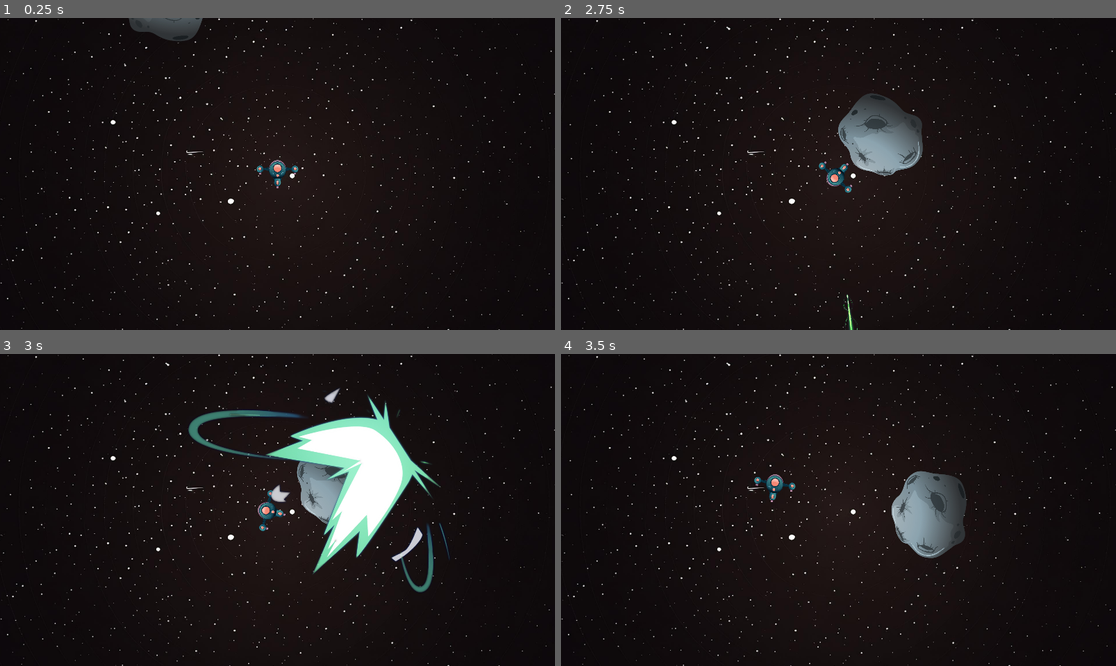
Above: before the commit, frames 1-4 (two rows, left to right).
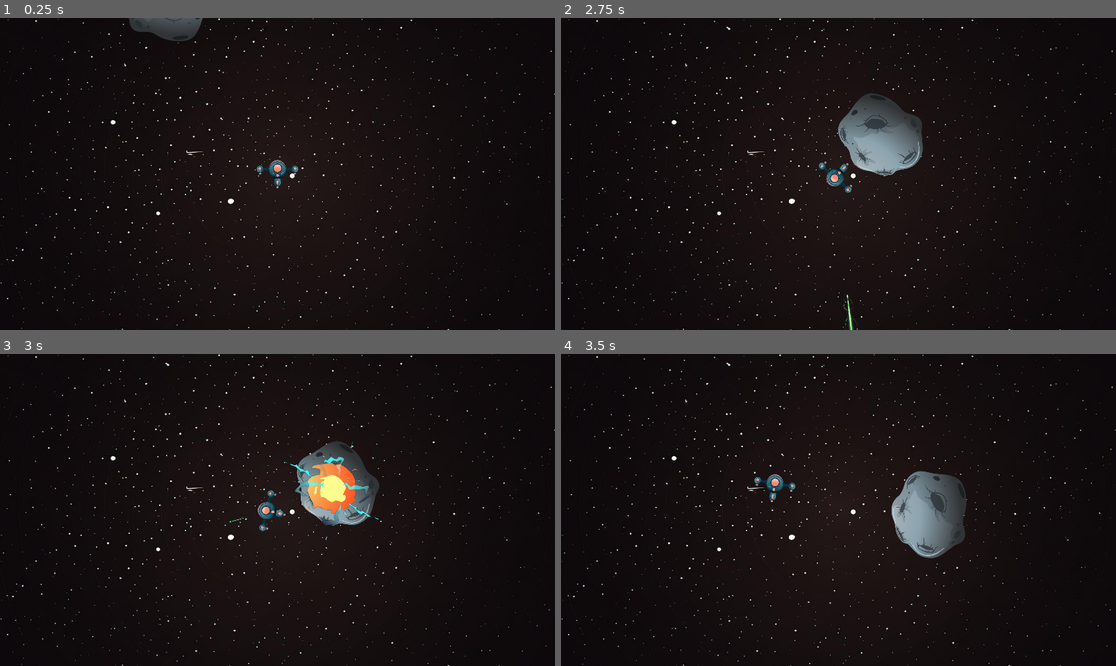
Above: after the commit, the same moments.

Repository: AbdulqadirQ/astroclone
Game: Godot game, scene res://scenes/level.tscn
Two runs of this game, one before a commit and one after it. Both use one fixed random seed, a clock stepped at 60 frames per second and the inputs below.
Inputs (mouse positions are in pixels of both pictures, inside the frame that each line leads up to):
- Up to frame 1 (0.25 s): no input
- Up to frame 2 (2.75 s): move the mouse to (960, 158) at 0.52 s; hold D (right) 0.53-1.28 s; click (960, 158) at 0.6 s; move the mouse to (727, 189) at 1.27 s; hold A (left) 1.28-2.03 s; click (727, 189) at 1.35 s; move the mouse to (894, 105) at 2.02 s; hold D (right) from 2.03 s (still down); click (894, 105) at 2.1 s
- Up to frame 3 (3 s): move the mouse to (249, 572) at 2.77 s; release D (right) at 2.78 s; hold W (forward) from 2.78 s (still down); click (249, 572) at 2.85 s
- Up to frame 4 (3.5 s): keep holding W (forward)

Frames 1-2 are identical in both runs. In frame 3, 8.2% of the frame differs, in the area x 33-81%, y 10-77%; in frame 4, nothing differs.

Commit message:
Add explosion on impact of laser

Diff:
--- /dev/null
+++ b/scenes/explosion.gd
@@ -0,0 +1,5 @@
+extends Node2D
+
+func _ready():
+	var tween = create_tween()
+	tween.tween_property($Sprite2D, 'scale', Vector2(1,1), 0.3).from(Vector2(0,0))
--- a/scenes/explosion.tscn
+++ b/scenes/explosion.tscn
@@ -1,8 +1,10 @@
-[gd_scene load_steps=2 format=3 uid="uid://tb6wibinisyw"]
+[gd_scene load_steps=3 format=3 uid="uid://tb6wibinisyw"]
 
-[ext_resource type="Texture2D" uid="uid://d0ipx4tw7lli0" path="res://graphics/effects/green_explosion_1.png" id="1_iyw23"]
+[ext_resource type="Script" path="res://scenes/explosion.gd" id="1_djc8s"]
+[ext_resource type="Texture2D" uid="uid://br3tmfe2gwunn" path="res://graphics/effects/fire_explosion_1.png" id="2_nx5mm"]
 
 [node name="Explosion" type="Node2D"]
+script = ExtResource("1_djc8s")
 
 [node name="Sprite2D" type="Sprite2D" parent="."]
-texture = ExtResource("1_iyw23")
+texture = ExtResource("2_nx5mm")
--- a/scripts/big_meteor_1.gd
+++ b/scripts/big_meteor_1.gd
@@ -28,11 +28,8 @@
 func _process(delta):
 	position += Vector2(direction_x, direction_y) * speed * delta
 	rotation_degrees += rotation_speed * delta
+	#print(rotation)
 	screen_wrap()
-	if(health <= 0):
-		print(health)
-		# get rid of meteor
-		queue_free()
 
 func screen_wrap():
 	position.x = wrapf(position.x, -150, screen_size.x+150)
@@ -40,13 +37,20 @@
 
 
 func _on_area_2d_area_entered(area):
+
 	if(area.is_in_group("lasers")):
 		health -= area.LASER_DAMAGE
+		print(health)
+		var explosion = explosion_scene.instantiate()
+		explosion.position = Vector2(0,0)
+		$Explosions.add_child(explosion)
+		await get_tree().create_timer(0.2).timeout
+
 		# get rid of laser
 		area.queue_free()
-		print(health)
-
-		var explosion = explosion_scene.instantiate()
-		$Explosions.add_child(explosion)
-		await get_tree().create_timer(0.1).timeout
+		# get rid of explosion
 		explosion.queue_free()
+		if(health <= 0):
+			print(health)
+			# get rid of meteor
+			queue_free()
--- a/scripts/laser.gd
+++ b/scripts/laser.gd
@@ -16,10 +16,10 @@
 	var tween = create_tween()
 	tween.tween_property($Sprite2D, 'scale', Vector2(1,1), 0.8).from(Vector2(0,0))
 
+
 func _process(delta):
 	var angle = rotation
 	position -= Vector2(sin(-angle-1.60), cos(-angle-1.60)) * speed * delta
-
 
 	if position.x > screen_boundary_width + OUT_OF_BOUNDS_BUFFER or \
 		position.x < 0 - OUT_OF_BOUNDS_BUFFER or \
Binary file added: graphics/effects/fire_explosion_1.png
Not shown, added: graphics/effects/fire_explosion_1.png.import
